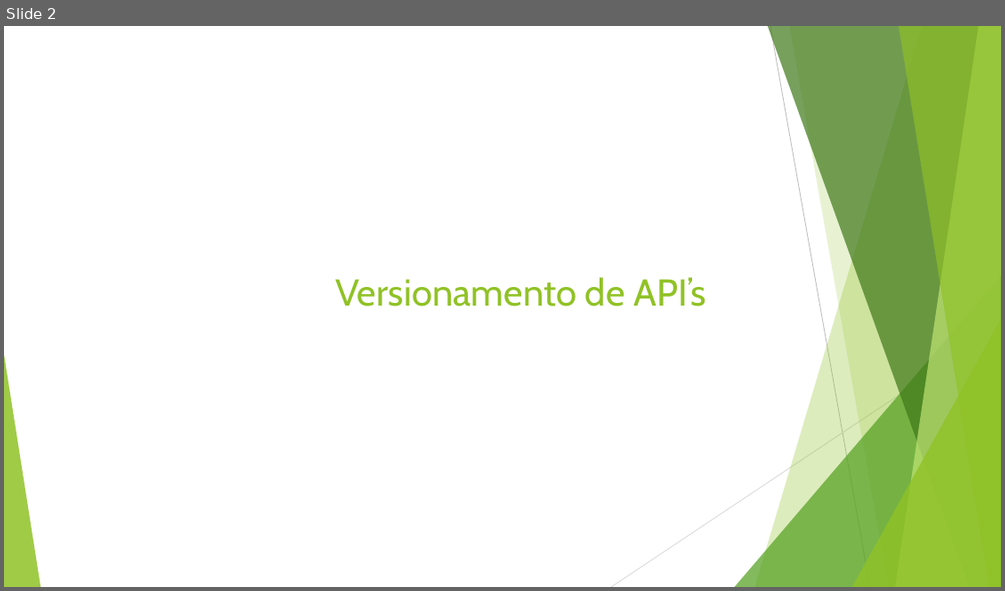
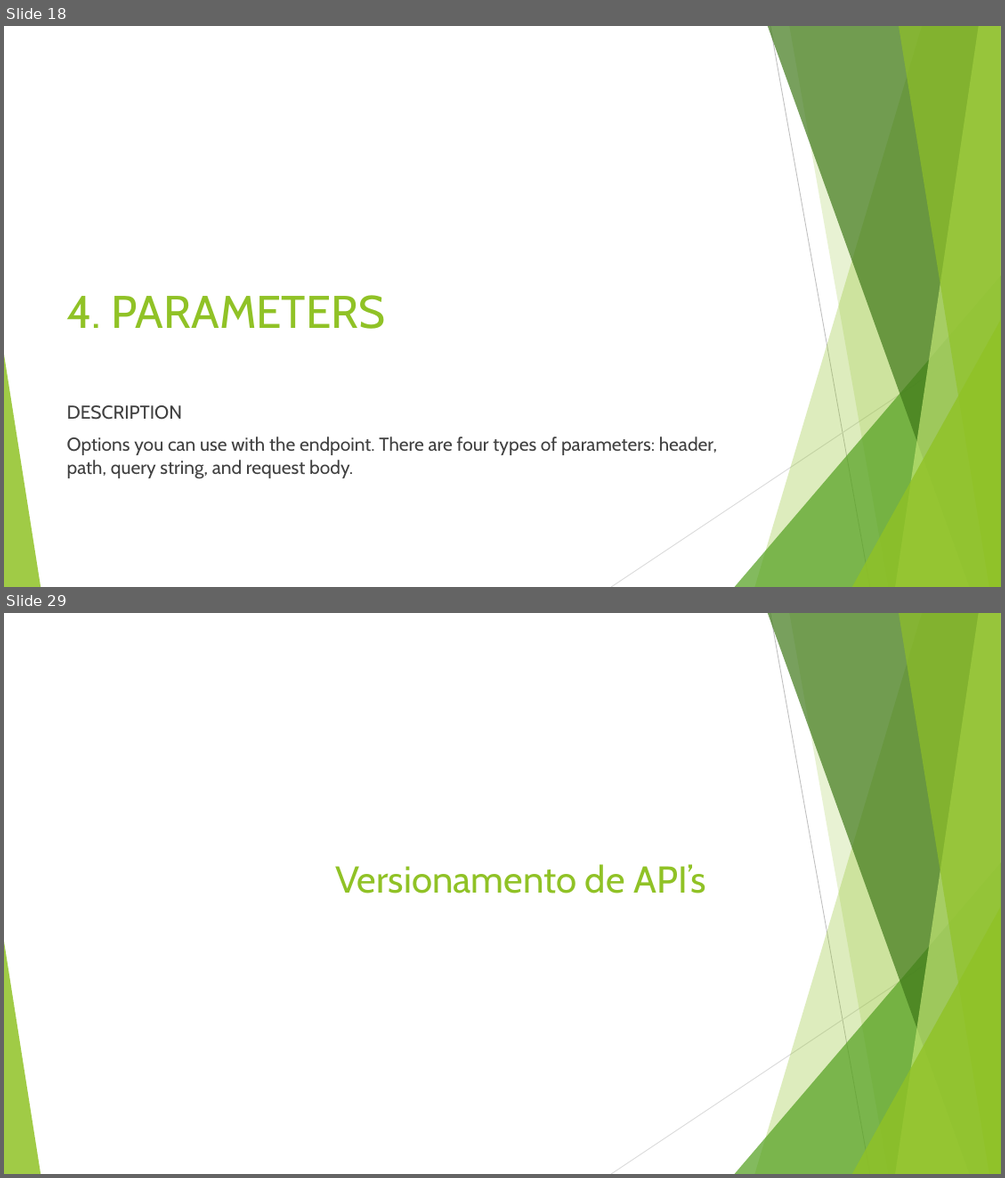
Before and after one commit to leandrocgsi/RestWithASP-NETUdemy, a slide deck: Documents/Understending RESTFul API's .pptx. Shown one above the other, each under a label of ours: slide 2 before the commit, slides 18 and 29 after it; the slides between them are not shown. The pictures are 1005x591 and 1005x1178 pixels, drawn with LibreOffice and Linux fonts; fonts in the diff are those of the drawing. Boxes give left, top, right and bottom in pixels: in the first picture for what was removed or moved away, otherwise in the second. Text is boxed around its words. In the diff, an @@ line names an element or a change of style, - is before the commit and + after.

```diff
--- a/Documents/Understending RESTFul API's .pptx
+++ b/Documents/Understending RESTFul API's .pptx
@@ slide 18 added at <box>4,26,1001,587</box>, background #FFFFFF; not listed: 10 template elements that a slide beside it also shows @@
@@ title added at <box>67,295,386,329</box>, 44 pt, text #90C226 @@
+4. PARAMETERS
@@ text added at <box>67,405,717,479</box>, 18 pt, text #404040 @@
+DESCRIPTION
+Options you can use with the endpoint. There are four types of parameters: header, path, query string, and request body.
@@ what was slide 2 is now slide 29 @@
```
Also in this commit, not shown: 43 other slides added.
